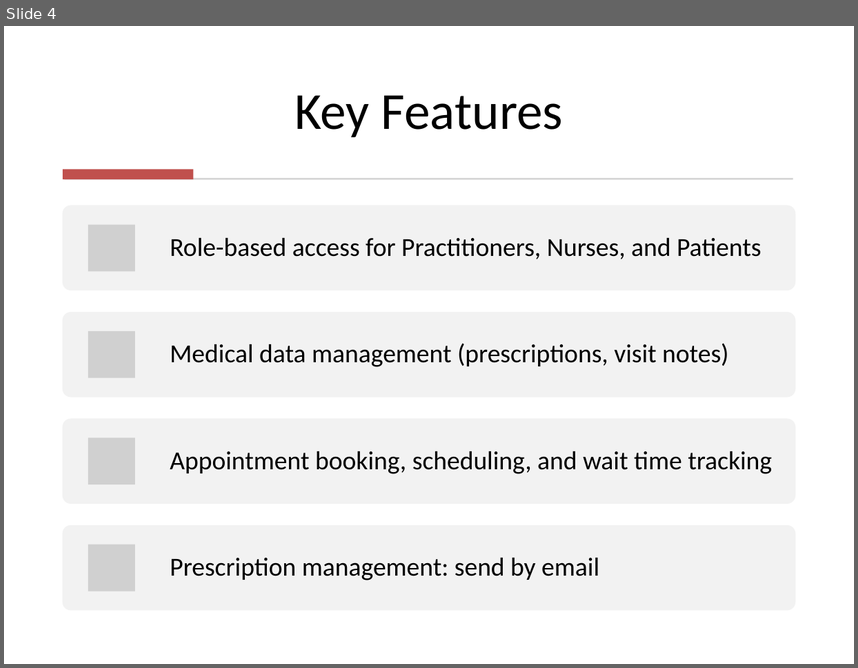
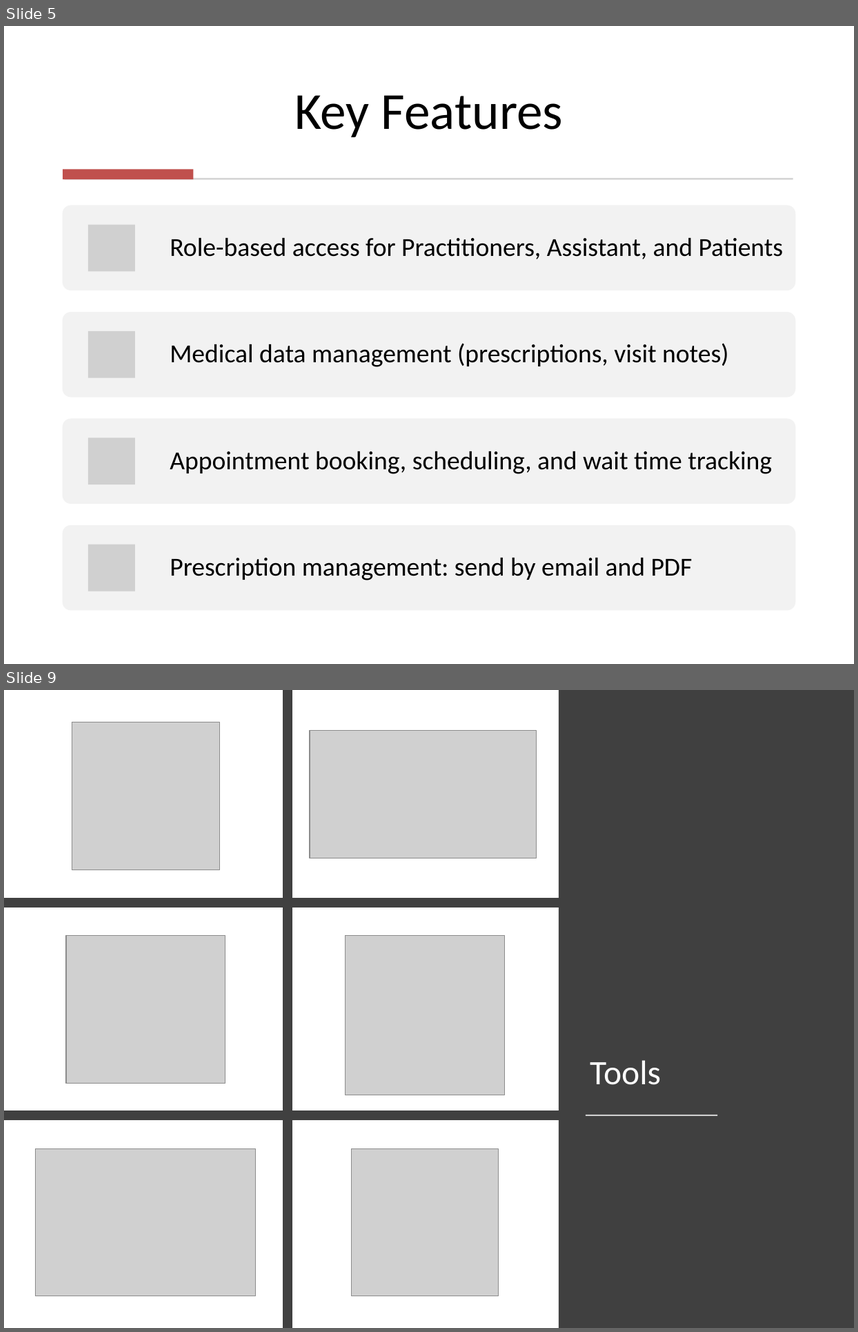
Before and after one commit to Zughayyar/MediTrack_MERN_Project, a slide deck: MediTracker.pptx. Shown one above the other, each under a label of ours: slide 4 before the commit, slides 5 and 9 after it; the slides between them are not shown. The pictures are 858x668 and 858x1332 pixels, drawn with LibreOffice and Linux fonts; fonts in the diff are those of the drawing; grey boxes stand for pictures. Boxes give left, top, right and bottom in pixels: in the first picture for what was removed or moved away, otherwise in the second. Text is boxed around its words. In the diff, an @@ line names an element or a change of style, - is before the commit and + after.

```diff
--- a/MediTracker.pptx
+++ b/MediTracker.pptx
@@ slide 9 added at bbox=[4, 690, 854, 1328], background #FFFFFF @@
@@ line added from (287, 690) to (287, 1328), #404040 8 pt @@
@@ rectangle added at bbox=[558, 690, 854, 1328], fill #404040 @@
@@ line added from (564, 690) to (564, 898), #404040 8 pt @@
@@ picture added at bbox=[72, 722, 220, 870] @@
@@ picture added at bbox=[310, 731, 537, 858] @@
@@ line added from (564, 903) to (4, 903), #404040 8 pt @@
@@ picture added at bbox=[66, 936, 225, 1083] @@
@@ picture added at bbox=[346, 935, 506, 1094] @@
@@ title added at bbox=[590, 1060, 661, 1085], 29 pt, text #FFFFFF @@
+Tools
@@ line added from (570, 1115) to (4, 1115), #404040 8 pt @@
@@ line added from (586, 1115) to (717, 1115), #FFFFFF 1.25 pt @@
@@ picture added at bbox=[36, 1148, 256, 1295] @@
@@ picture added at bbox=[352, 1148, 499, 1295] @@
@@ what was slide 4 is now slide 5 @@
@@ slide 5 changed as well @@
@@ text at bbox=[170, 238, 784, 259]: text changed @@
-Role-based access for Practitioners, Nurses, and Patients
+Role-based access for Practitioners, Assistant, and Patients
@@ text at bbox=[170, 557, 693, 580]: text changed @@
-Prescription management: send by email
+Prescription management: send by email and PDF
```
Also in this commit, not shown: 3 other slides changed, 6 other slides added, 4 slides removed, 5 other files.
